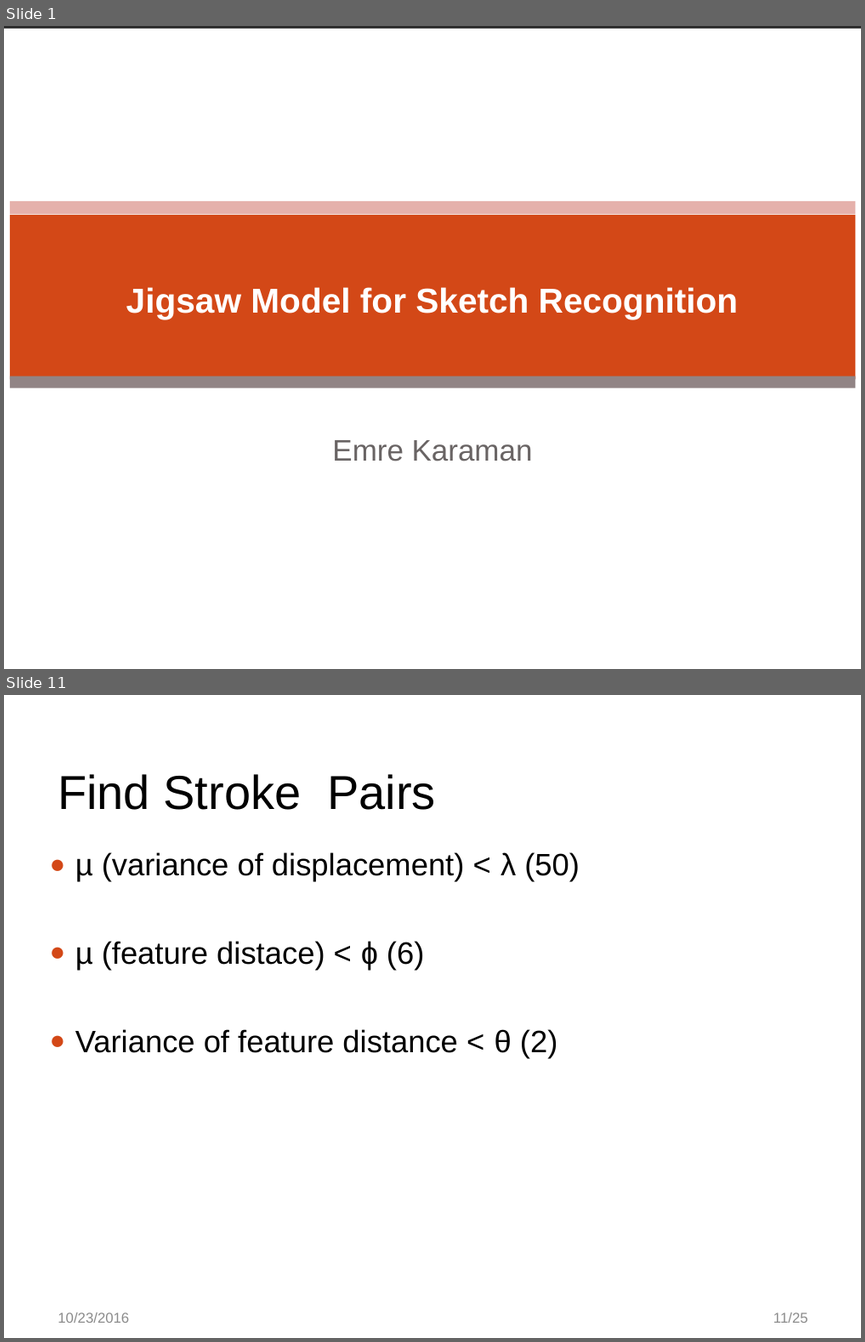
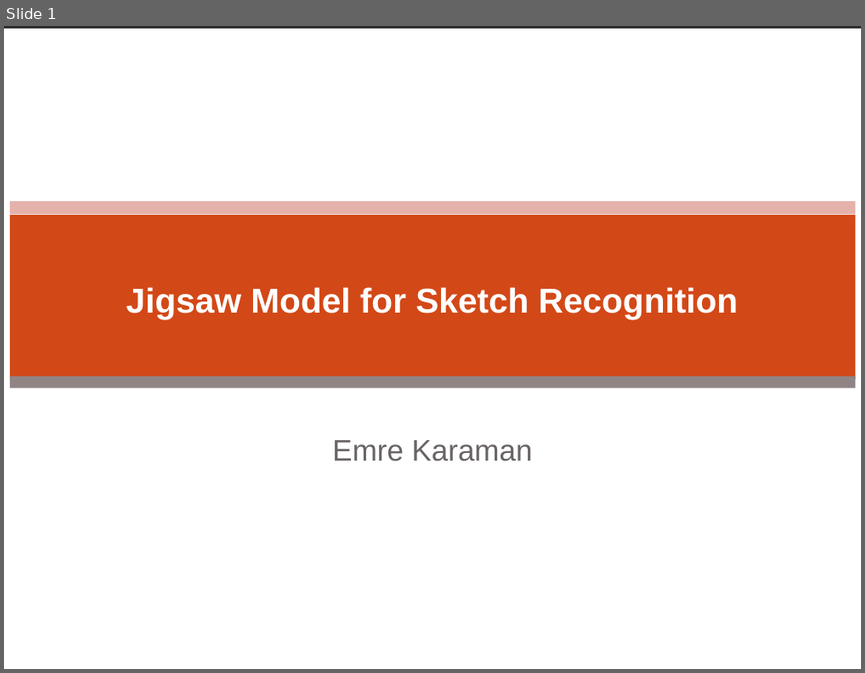
Before and after one commit to ekaraman/Research, a slide deck: jigsawSketch/Jigsaw_161026.pptx. Shown one above the other, each under a label of ours: slides 1 and 11 before the commit, slide 1 after it; the slides between them are not shown. The pictures are 865x1342 and 865x673 pixels, drawn with LibreOffice and Linux fonts; fonts in the diff are those of the drawing; background and template pictures are left out; a plain dark background stands for a picture behind light text. Boxes give left, top, right and bottom in pixels: in the first picture for what was removed or moved away, otherwise in the second. Text is boxed around its words. In the diff, an @@ line names an element or a change of style, - is before the commit and + after.

```diff
--- a/jigsawSketch/Jigsaw_161026.pptx
+++ b/jigsawSketch/Jigsaw_161026.pptx
@@ slide 11 removed at bbox=[4, 695, 861, 1338], background #FFFFFF @@
@@ title removed at bbox=[58, 774, 436, 810] @@
-Find Stroke Pairs
@@ text removed at bbox=[75, 852, 579, 1058] @@
-● µ (variance of displacement) < λ (50)
-● µ (feature distace) < ɸ (6)
-● Variance of feature distance < θ (2)
@@ text removed at bbox=[58, 1312, 129, 1322] @@
-10/23/2016
@@ page number removed at bbox=[773, 1312, 808, 1322] @@
-11/25
```
Also in this commit, not shown: 6 slides changed, 4 slides added, 23 other slides removed.
